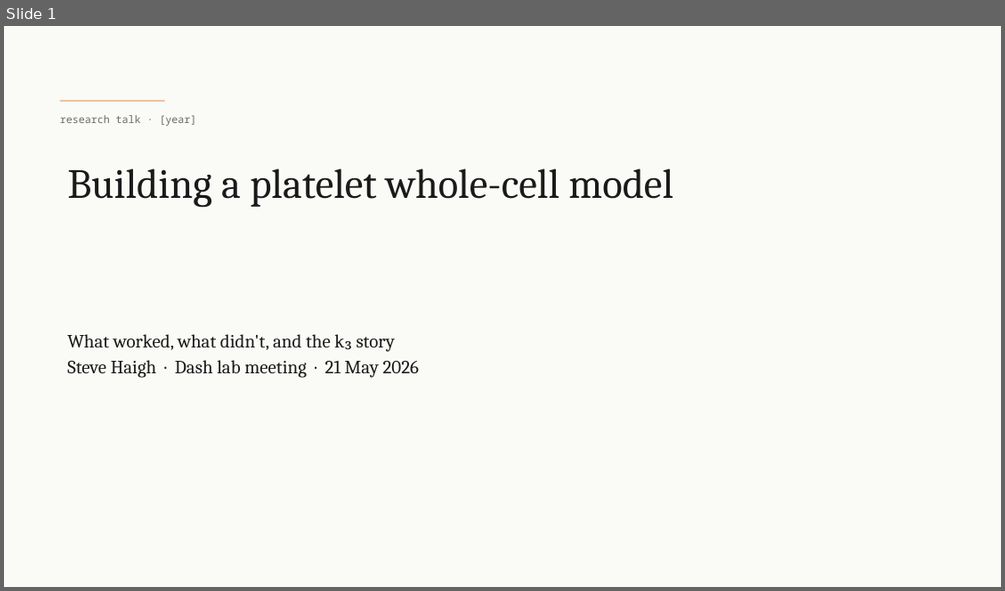
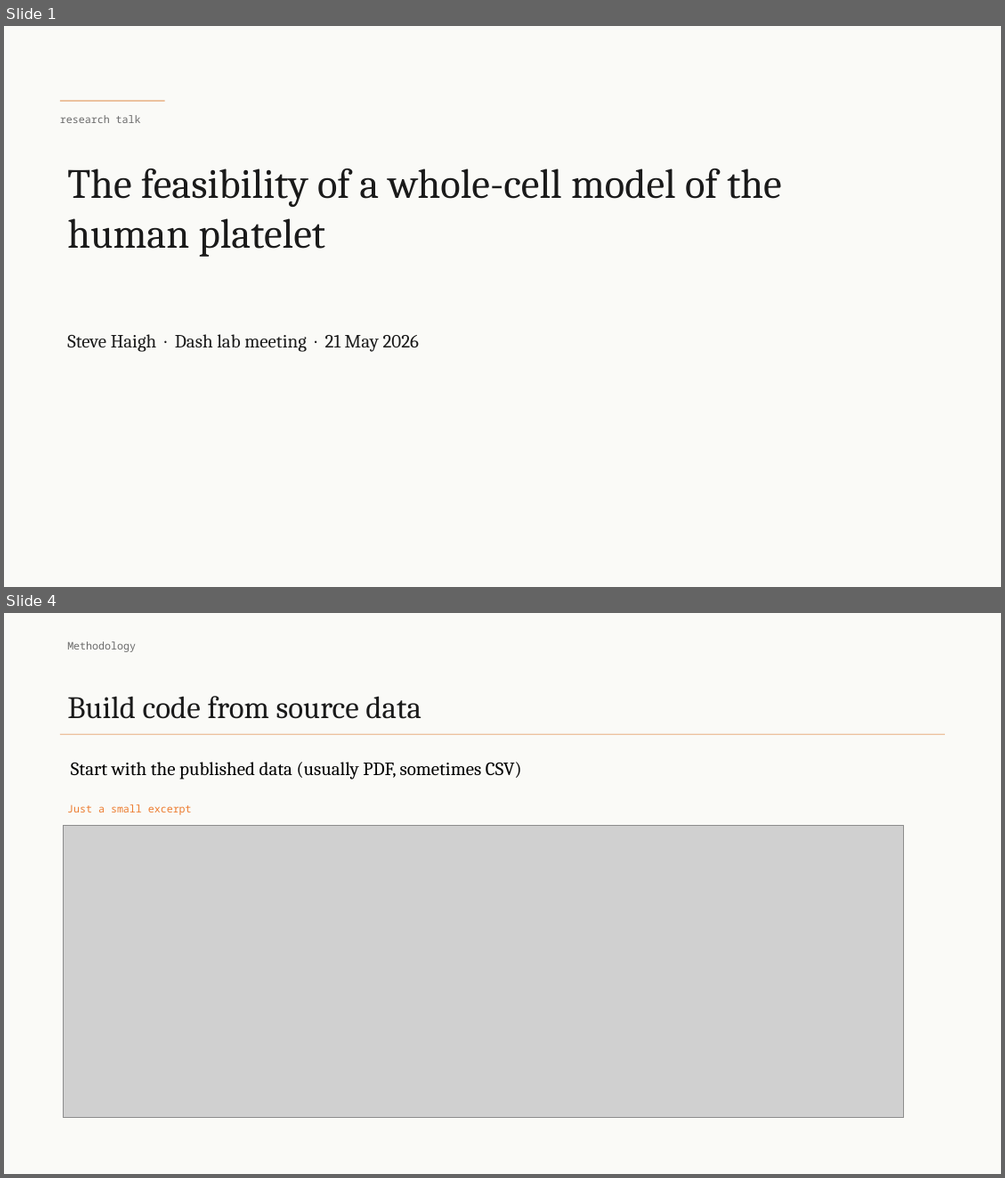
Before and after one commit to stevehaigh/platelet-wcm, a slide deck: reports/decks/lab-meeting-2026-05-14.pptx. Shown one above the other, each under a label of ours: slide 1 before the commit, slides 1 and 4 after it; the slides between them are not shown. The pictures are 1005x591 and 1005x1178 pixels, drawn with LibreOffice and Linux fonts; fonts in the diff are those of the drawing; grey boxes stand for pictures. Boxes give left, top, right and bottom in pixels: in the first picture for what was removed or moved away, otherwise in the second. Text is boxed around its words. In the diff, an @@ line names an element or a change of style, - is before the commit and + after.

```diff
--- a/reports/decks/lab-meeting-2026-05-14.pptx
+++ b/reports/decks/lab-meeting-2026-05-14.pptx
@@ slide 4 added at (4,613,1001,1174), background #FAFAF7 @@
@@ text added at (67,641,136,652), 10 pt, text #6B6B6B @@
+Methodology
@@ title added at (67,696,421,719), 30 pt, text #1A1A1A @@
+Build code from source data
@@ line added from (60, 734) to (945, 734), #D55E00 0.5 pt @@
@@ text added at (71,762,522,779), 18 pt, text #000000 @@
+Start with the published data (usually PDF, sometimes CSV)
@@ picture added at (63,826,904,1118) @@
@@ text added at (67,804,192,815), 10 pt, text #ED7D31 @@
+Just a small excerpt
@@ slide 1 changed as well @@
@@ text at (60,115,141,123): text changed @@
-research talk · [year]
+research talk
@@ title at (67,168,782,257): text changed @@
-Building a platelet whole-cell model
+The feasibility of a whole-cell model of the human platelet
@@ text at (67,334,395,352): paragraph removed @@
-What worked, what didn't, and the k₃ story
```
Also in this commit, not shown: 4 other slides changed, 6 other slides added, 3 slides removed, 2 other files.
